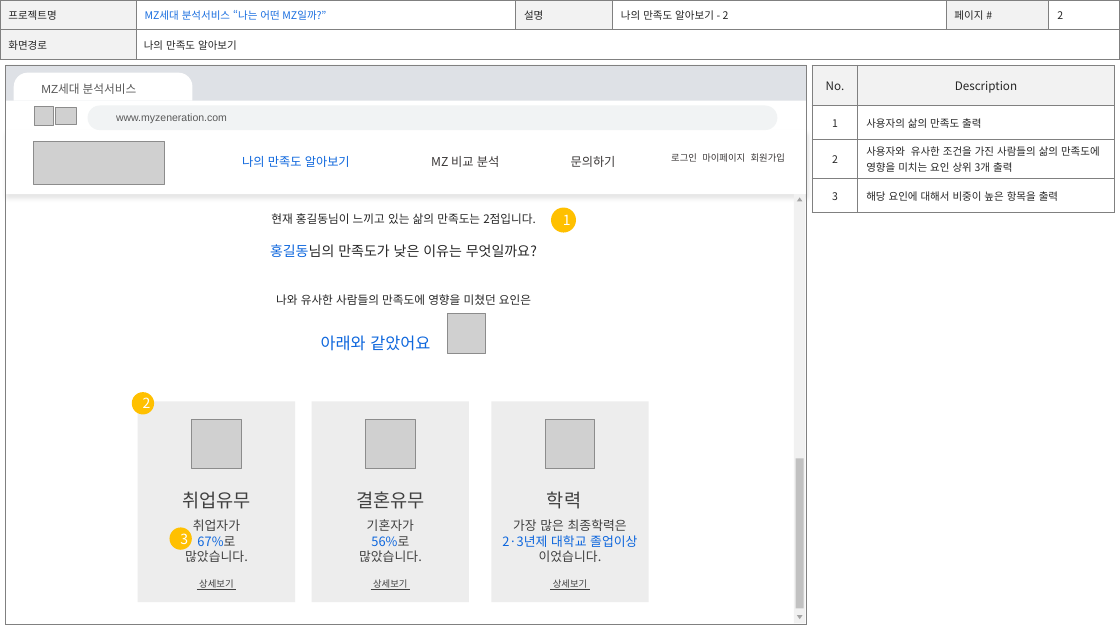
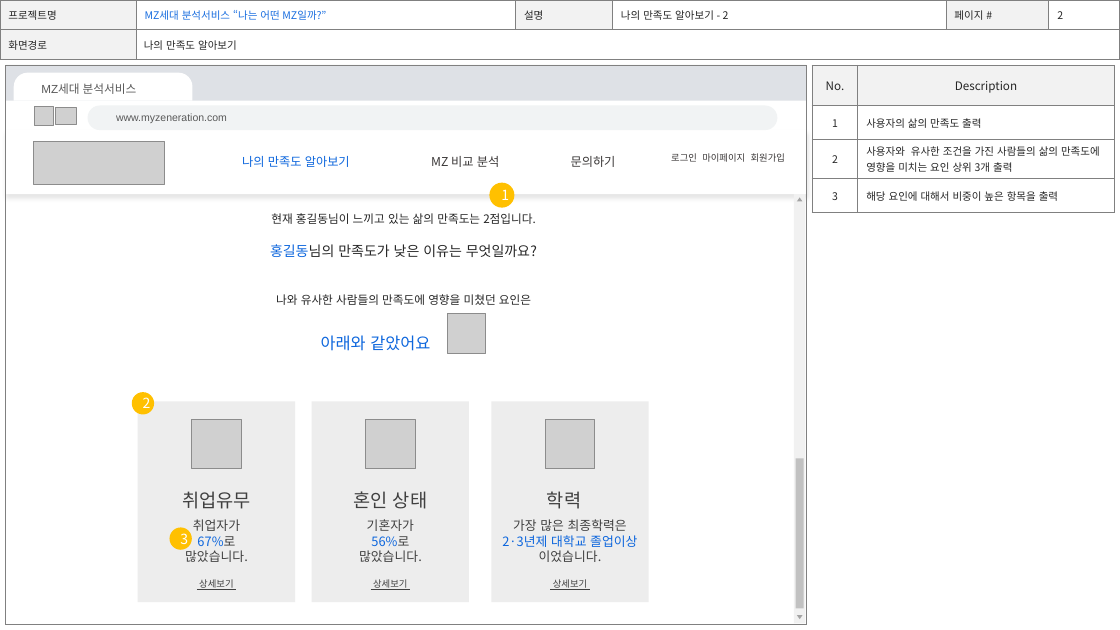
Before and after one commit to jomiinjung/project_DreamCatcher, a slide deck: slide 6 of 프로젝트 화면설계서_조민정_ver1.0.pptx. Drawn at 1120x630 pixels with LibreOffice and Linux fonts; fonts in the diff are those of the drawing; grey boxes stand for pictures; background and template pictures are left out. Boxes give left, top, right and bottom in pixels: in the first picture for what was removed or moved away, otherwise in the second. Text is boxed around its words. In the diff, an @@ line names an element or a change of style, - is before the commit and + after.

```diff
--- a/프로젝트 화면설계서_조민정_ver1.0.pptx
+++ b/프로젝트 화면설계서_조민정_ver1.0.pptx
@@ ellipse "1": place and size @@
-ellipse "1" at (551,208,576,233)
+ellipse "1" at (490,182,515,208)
@@ text at (353,491,427,509): text changed @@
-결혼유무
+혼인 상태
```
Also in this commit, not shown: 6 other slides changed, 3 slides added.
